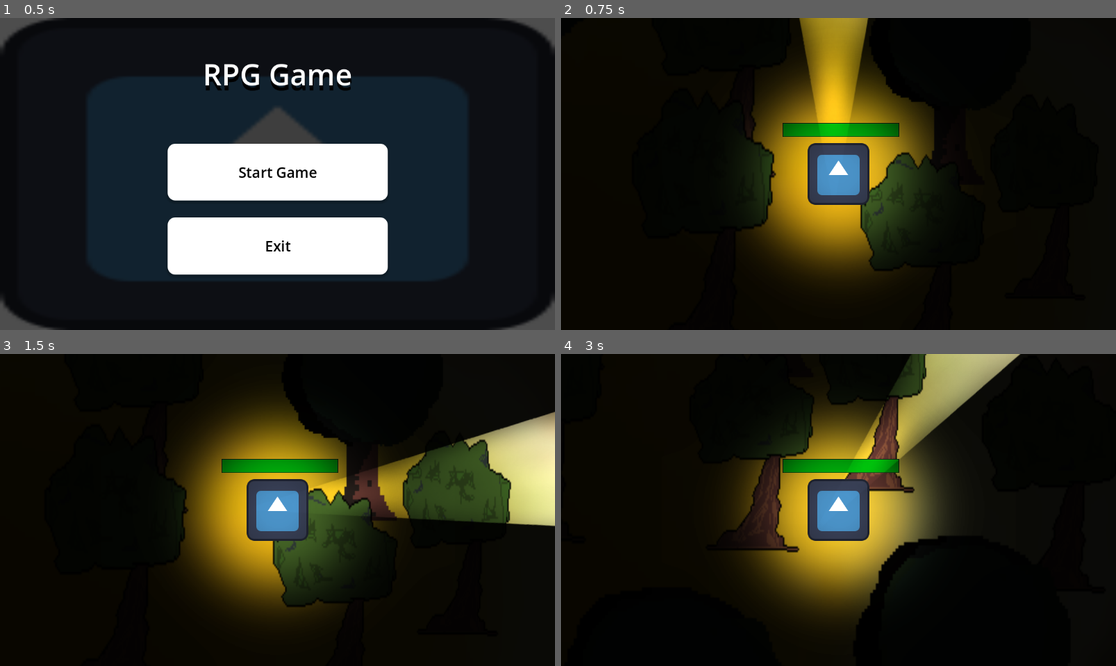
Above: before the commit, frames 1-4 (two rows, left to right).
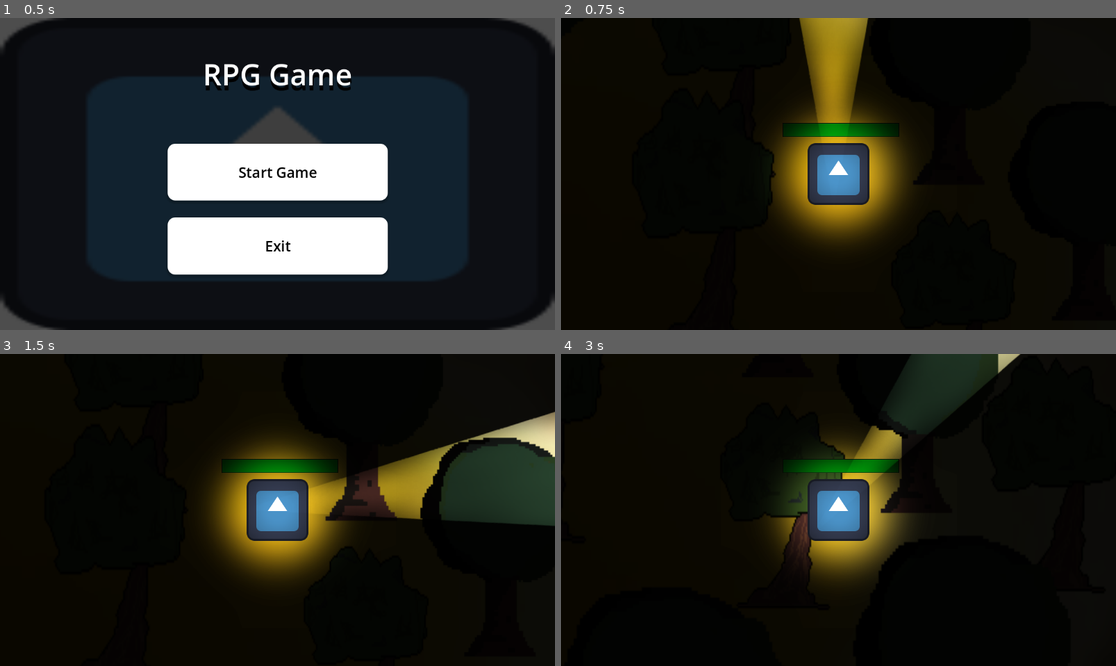
Above: after the commit, the same moments.

Repository: TDMXFFTF/RPG-GAME123
Game: Godot game, scene res://main_menu.tscn
Two runs of this game, one before a commit and one after it. Both use one fixed random seed, a clock stepped at 60 frames per second and the inputs below. The engine's default icon, where the game draws it, is replaced by a stand-in: a white triangle on a blue panel in a dark square.
Inputs (mouse positions are in pixels of both pictures, inside the frame that each line leads up to):
- Up to frame 1 (0.5 s): no input
- Up to frame 2 (0.75 s): click "Start Game" at 0.5 s
- Up to frame 3 (1.5 s): tap Enter at 1.25 s; move the mouse to (399, 494) at 1.27 s; hold D (right) from 1.28 s (still down)
- Up to frame 4 (3 s): move the mouse to (727, 525) at 2.02 s; release D (right) at 2.03 s; hold S (down) 2.03-2.78 s; move the mouse to (894, 441) at 2.77 s; hold D (right) from 2.78 s (still down)

Frame 1 is identical in both runs. In frame 2, 14% of the frame differs, in the area x 33-68%, y 15-84%; in frame 3, 20%, in the area x 31-100%, y 15-86%; in frame 4, 19%.

Commit message:
Added more trees
tres

Diff:
--- a/new-game-project/background.tscn
+++ b/new-game-project/background.tscn
@@ -11,7 +11,7 @@
 top_level = true
 
 [node name="CanvasModulate" type="CanvasModulate" parent="."]
-color = Color(0.040736, 0.040736, 0.040736, 1)
+color = Color(0.0475577, 0.0475576, 0.0475576, 1)
 
 [node name="Background" type="Sprite2D" parent="."]
 position = Vector2(888, 336)
@@ -23,7 +23,6 @@
 scale = Vector2(3.17188, 4.40625)
 
 [node name="Tree" type="Sprite2D" parent="Trees"]
-scale = Vector2(1, 1)
 texture = ExtResource("2_rpqq0")
 
 [node name="Tree1" type="Sprite2D" parent="Trees"]
@@ -36,29 +35,67 @@
 scale = Vector2(0.994766, 0.67426)
 texture = ExtResource("3_e1sdl")
 
-[node name="Tree3" type="Sprite2D" parent="Trees"]
-position = Vector2(210.601, 64.9078)
-scale = Vector2(0.768473, 0.865248)
-texture = ExtResource("2_rpqq0")
+[node name="Tree12" type="Sprite2D" parent="Trees"]
+position = Vector2(-1.87204, -152.511)
+scale = Vector2(0.763392, 0.67426)
+texture = ExtResource("3_e1sdl")
+
+[node name="Tree13" type="Sprite2D" parent="Trees"]
+position = Vector2(203.97, -125.698)
+scale = Vector2(0.706819, 0.535712)
+texture = ExtResource("3_e1sdl")
 
 [node name="Tree4" type="Sprite2D" parent="Trees"]
 position = Vector2(151.33, -3.63121)
 scale = Vector2(0.685653, 0.500443)
 texture = ExtResource("3_e1sdl")
 
+[node name="Tree16" type="Sprite2D" parent="Trees"]
+position = Vector2(448.945, 38.1277)
+scale = Vector2(0.685653, 0.500443)
+texture = ExtResource("3_e1sdl")
+
+[node name="Tree17" type="Sprite2D" parent="Trees"]
+position = Vector2(242.128, 60.3688)
+scale = Vector2(0.685653, 0.500443)
+texture = ExtResource("3_e1sdl")
+
+[node name="Tree18" type="Sprite2D" parent="Trees"]
+position = Vector2(-163.941, -176.113)
+scale = Vector2(0.685653, 0.500443)
+texture = ExtResource("3_e1sdl")
+
+[node name="Tree19" type="Sprite2D" parent="Trees"]
+position = Vector2(108.453, -203.348)
+scale = Vector2(0.685653, 0.500443)
+texture = ExtResource("3_e1sdl")
+
+[node name="Tree20" type="Sprite2D" parent="Trees"]
+position = Vector2(431.29, 156.142)
+scale = Vector2(0.685653, 0.500443)
+texture = ExtResource("3_e1sdl")
+
+[node name="Tree21" type="Sprite2D" parent="Trees"]
+position = Vector2(431.29, 156.142)
+scale = Vector2(0.685653, 0.500443)
+texture = ExtResource("3_e1sdl")
+
 [node name="Tree5" type="Sprite2D" parent="Trees"]
-position = Vector2(131.153, 92.5957)
+position = Vector2(151.33, 119.83)
+scale = Vector2(0.8867, 0.871454)
+texture = ExtResource("2_rpqq0")
+
+[node name="Tree14" type="Sprite2D" parent="Trees"]
+position = Vector2(340.492, -147.064)
 scale = Vector2(0.8867, 0.871454)
 texture = ExtResource("2_rpqq0")
 
 [node name="Tree6" type="Sprite2D" parent="Trees"]
 position = Vector2(326.936, -23.0922)
-scale = Vector2(1, 1)
 texture = ExtResource("2_rpqq0")
 
 [node name="Tree7" type="Sprite2D" parent="Trees"]
 position = Vector2(327.882, 105.305)
-scale = Vector2(1, 1)
 texture = ExtResource("2_rpqq0")
 
 [node name="Tree8" type="Sprite2D" parent="Trees"]
@@ -68,15 +105,18 @@
 
 [node name="Tree9" type="Sprite2D" parent="Trees"]
 position = Vector2(-179.074, 99.8582)
-scale = Vector2(1, 1)
 texture = ExtResource("2_rpqq0")
 
 [node name="Tree10" type="Sprite2D" parent="Trees"]
 position = Vector2(-90.798, 190.638)
-scale = Vector2(1, 1)
 texture = ExtResource("2_rpqq0")
 
 [node name="Tree11" type="Sprite2D" parent="Trees"]
 position = Vector2(80.7093, 225.135)
 scale = Vector2(1.01411, 0.801489)
 texture = ExtResource("3_e1sdl")
+
+[node name="Tree15" type="Sprite2D" parent="Trees"]
+position = Vector2(-224.473, 217.872)
+scale = Vector2(0.75336, 0.606418)
+texture = ExtResource("3_e1sdl")
--- a/new-game-project/player.tscn
+++ b/new-game-project/player.tscn
@@ -17,7 +17,6 @@
 
 [node name="PointLight2D" type="PointLight2D" parent="."]
 texture = ExtResource("5_58ulv")
-texture_scale = 1.5
 
 [node name="Node2D" type="Node2D" parent="."]
 script = ExtResource("3_dbr1r")
